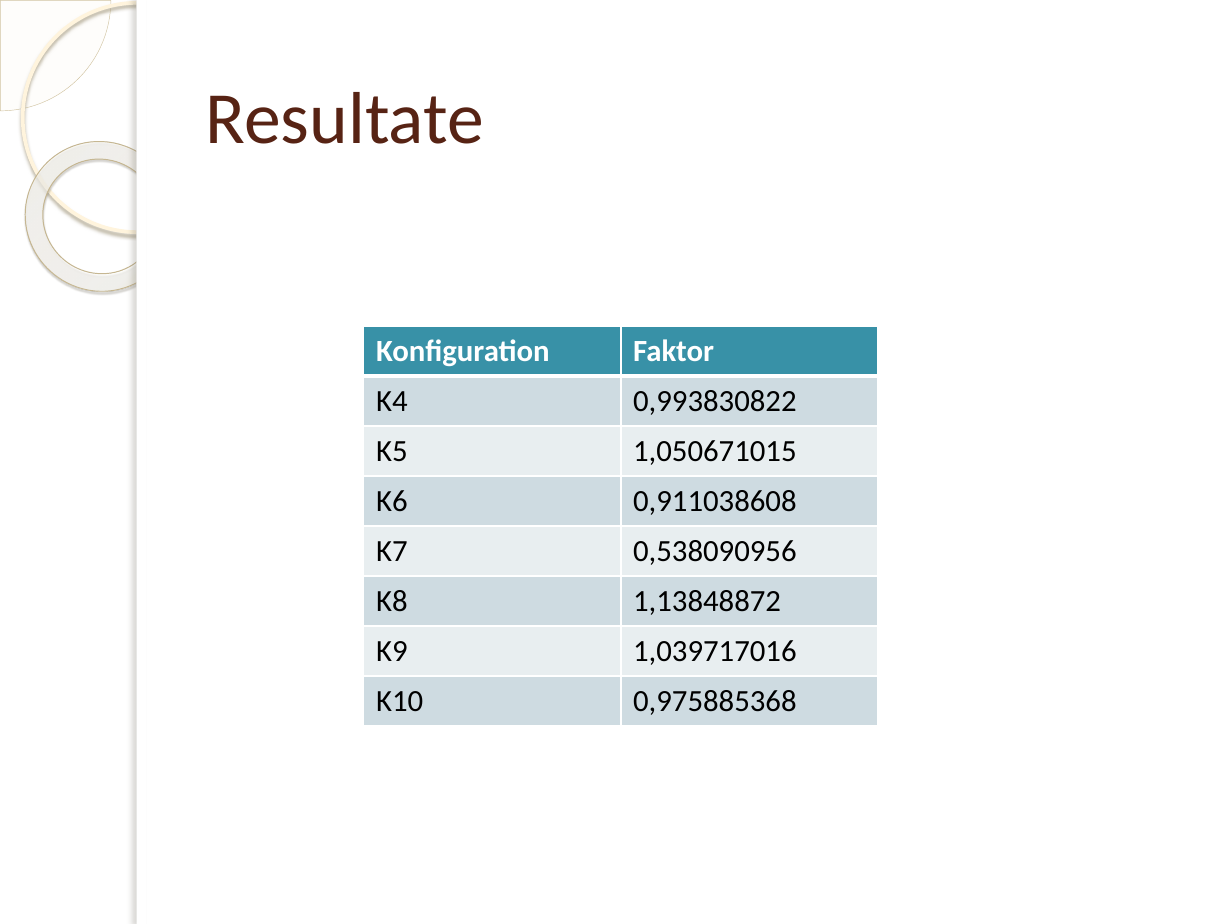
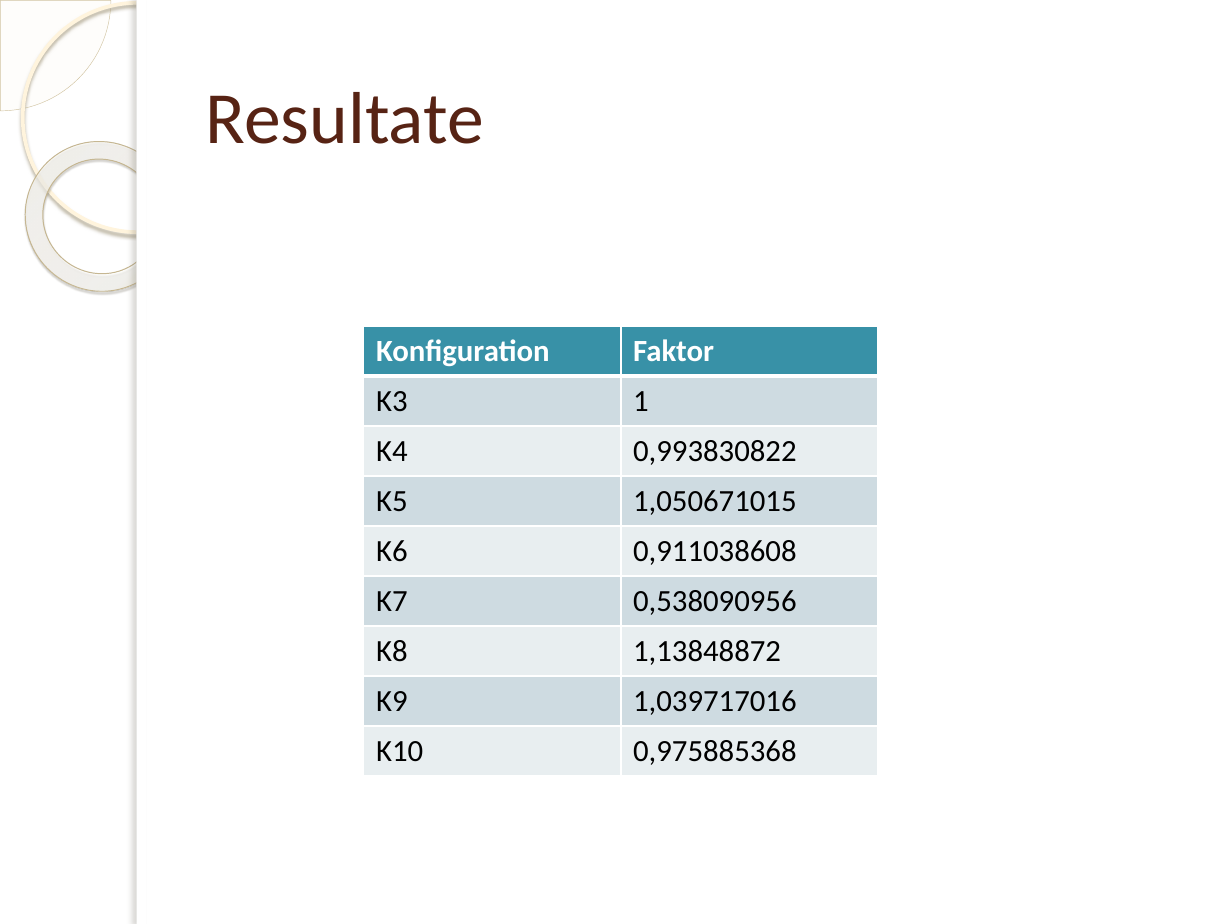
Before and after one commit to rinkdotrink/DB-olap-master-IIm11, a slide deck: slide 14 of Beleg/Praese.pptx. Drawn at 1232x924 pixels with LibreOffice and Linux fonts; fonts in the diff are those of the drawing; background and template pictures are left out. Boxes give left, top, right and bottom in pixels: in the first picture for what was removed or moved away, otherwise in the second. Text is boxed around its words. In the diff, an @@ line names an element or a change of style, - is before the commit and + after.

```diff
--- a/Beleg/Praese.pptx
+++ b/Beleg/Praese.pptx
@@ table at (363, 326, 878, 770) @@
+row 2: K3 | 1
```
Also in this commit, not shown: 7 other slides changed, 2 other files.
